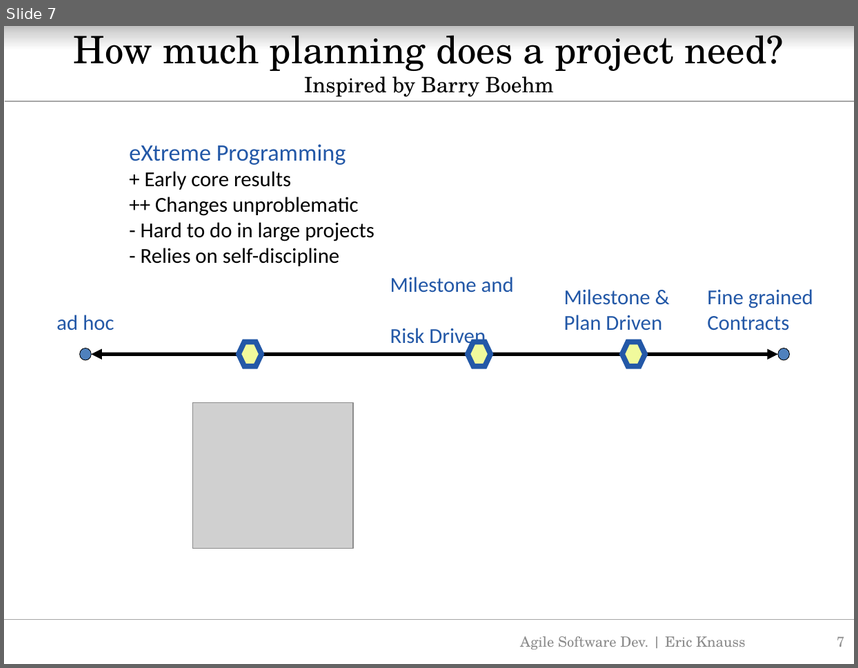
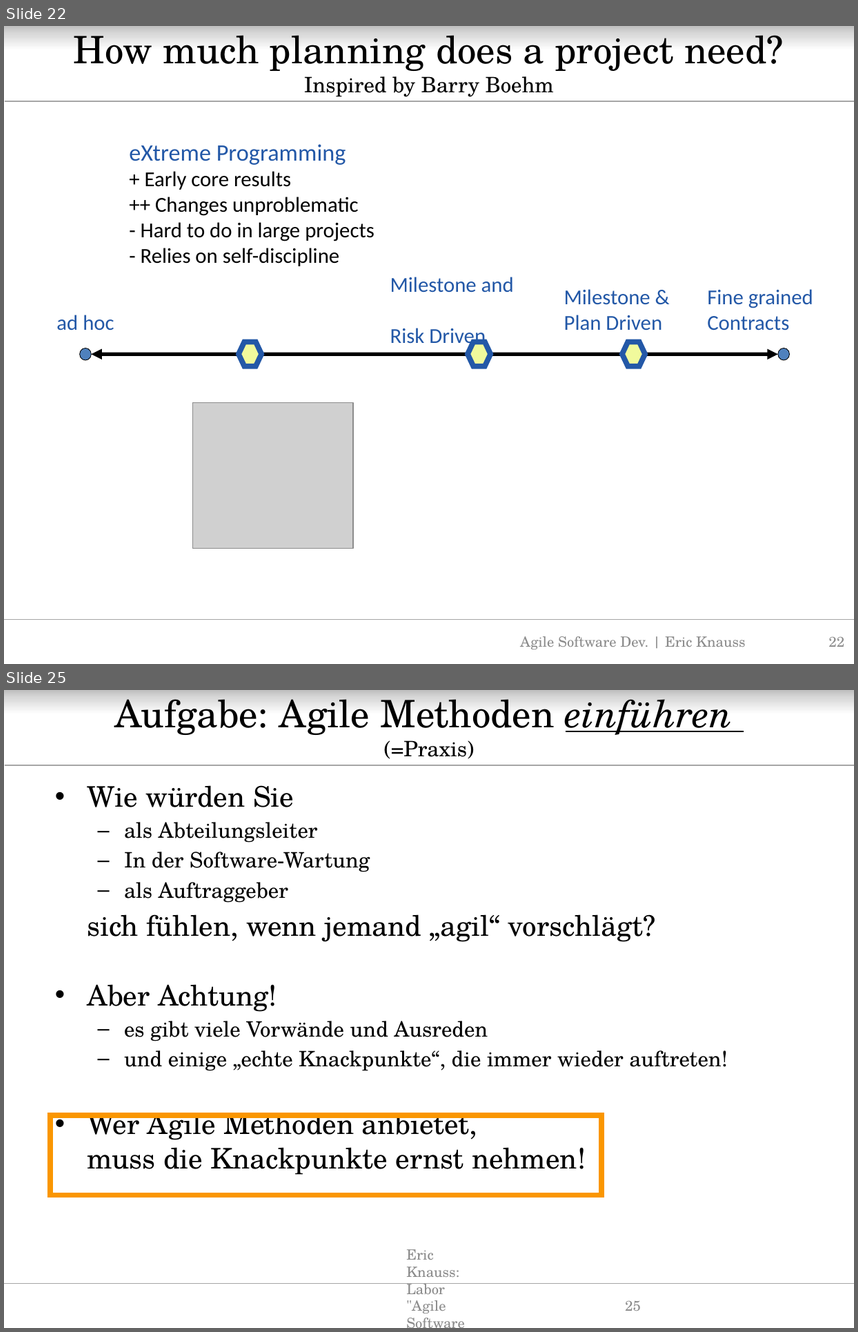
Before and after one commit to oerich/EDA397, a slide deck: Slides/src/agile-dev-processes-8-agile-vs-plan-driven.pptx. Shown one above the other, each under a label of ours: slide 7 before the commit, slides 22 and 25 after it; the slides between them are not shown. The pictures are 858x668 and 858x1332 pixels, drawn with LibreOffice and Linux fonts; fonts in the diff are those of the drawing; grey boxes stand for pictures; background and template pictures are left out. Boxes give left, top, right and bottom in pixels: in the first picture for what was removed or moved away, otherwise in the second. Text is boxed around its words. In the diff, an @@ line names an element or a change of style, - is before the commit and + after.

```diff
--- a/Slides/src/agile-dev-processes-8-agile-vs-plan-driven.pptx
+++ b/Slides/src/agile-dev-processes-8-agile-vs-plan-driven.pptx
@@ slide 25 added at (4, 690, 854, 1328), background #FFFFFF; not listed: 3 template elements that a slide beside it also shows @@
@@ title added at (114, 690, 733, 759), 32 pt, text #000000 @@
+Aufgabe: Agile Methoden einführen
+(=Praxis)
@@ text added at (87, 785, 728, 1174), 18 pt, text #000000 @@
+• Wie würden Sie
+  – als Abteilungsleiter
+  – In der Software-Wartung
+  – als Auftraggeber
+sich fühlen, wenn jemand „agil“ vorschlägt?
+• Aber Achtung!
+  – es gibt viele Vorwände und Ausreden
+  – und einige „echte Knackpunkte“, die immer wieder auftreten!
+• Wer Agile Methoden anbietet,
+  muss die Knackpunkte ernst nehmen!
@@ rectangle added at (51, 1115, 602, 1195), outline #FA9600 4.5 pt @@
@@ text added at (406, 1249, 459, 1313), 12 pt, text #8C8C8C @@
+Eric Knauss: Labor "Agile Software Entwicklung"
@@ page number added at (625, 1300, 641, 1310), 12 pt, text #8C8C8C @@
+25
@@ what was slide 7 is now slide 22 @@
@@ page number at (829, 636, 844, 646): text changed @@
-7
+22
```
Also in this commit, not shown: 1 slide changed, 28 other slides added, 2 other files.
